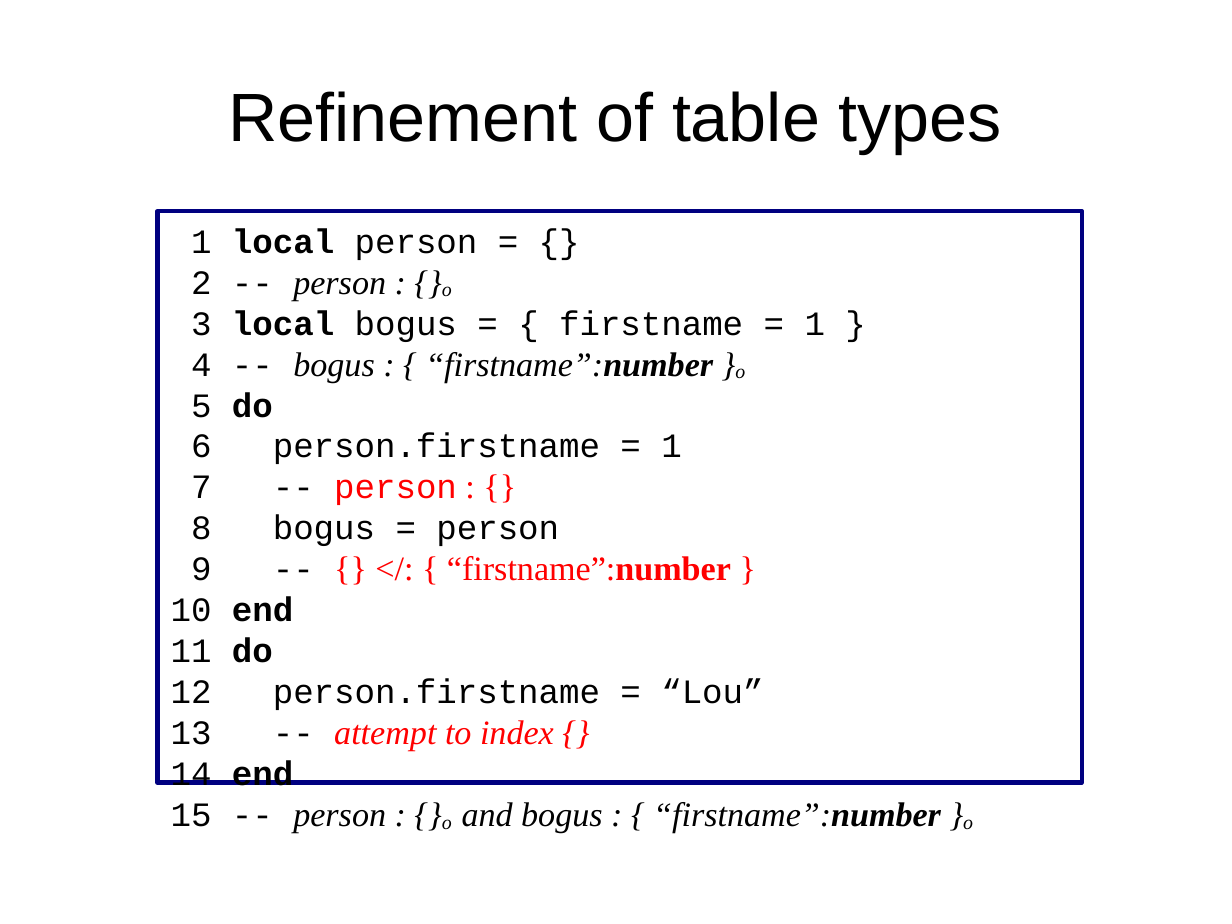
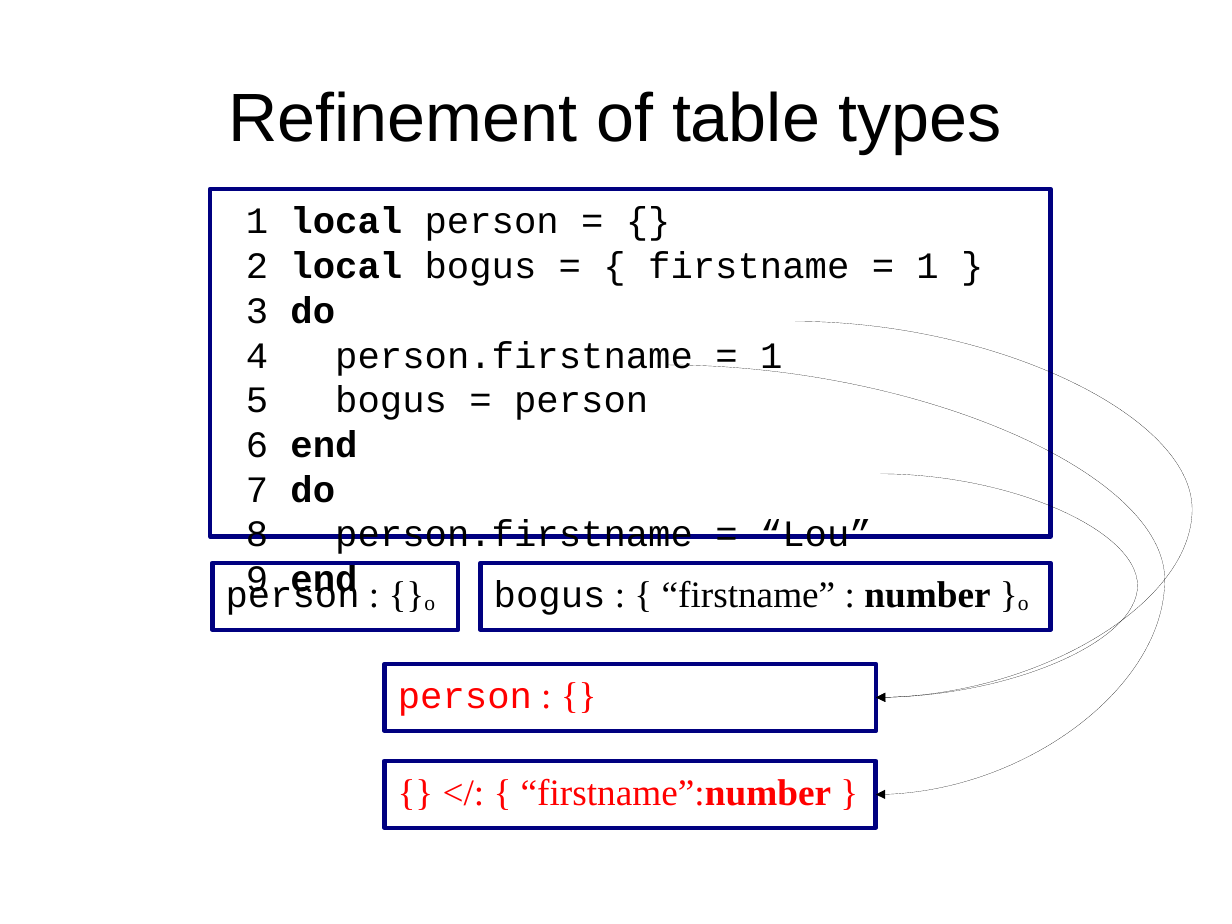
Before and after one commit to andremm/typedlua, a slide deck: slide 31 of doc/slides/dyla2014.odp. Drawn at 1232x924 pixels with LibreOffice and Linux fonts; fonts in the diff are those of the drawing. Boxes give left, top, right and bottom in pixels: in the first picture for what was removed or moved away, otherwise in the second. Text is boxed around its words. In the diff, an @@ line names an element or a change of style, - is before the commit and + after.

Commit message:
Fixing extra slides to match new format

```diff
--- a/doc/slides/dyla2014.odp
+++ b/doc/slides/dyla2014.odp
@@ rectangle "1 local person = {}": place and size @@
-rectangle "1 local person = {}" at (158,211,1082,783)
+rectangle "1 local person = {}" at (210,189,1051,537)
@@ text in rectangle at (246,207,559,241): size 22 to 24 pt in "1 local person = {}" @@
@@ text in rectangle at (246,252,938,554): text changed; size 22 to 24 pt @@
-2 -- person : {}o
-3 local bogus = { firstname = 1 }
-4 -- bogus : { “firstname”:number }o
-5 do
-6 person.firstname = 1
-7 -- person : {}
-8 bogus = person
-9 -- {} </: { “firstname”:number }
-10 end
-11 do
-12 person.firstname = “Lou”
-13 -- attempt to index {}
-14 end
-15 -- person : {}o and bogus : { “firstname”:number }o
+2 local bogus = { firstname = 1 }
+3 do
+4 person.firstname = 1
+5 bogus = person
+6 end
+7 do
+8 person.firstname = “Lou”
+9 end
@@ curved arrow added from (795, 322) to (876, 698), #000000 0 pt @@
@@ curved arrow added from (666, 364) to (876, 795), #000000 0 pt @@
@@ curved arrow added from (881, 474) to (876, 698), #000000 0 pt @@
@@ rectangle added at (212,563,458,631), outline #000080 2.89 pt, 24 pt, text #000000 @@
+person : {}o
@@ rectangle added at (481,563,1051,631), outline #000080 2.89 pt, 24 pt, text #000000 @@
+bogus : { “firstname” : number }o
@@ rectangle added at (385,664,876,731), outline #000080 2.89 pt, 24 pt, text #FF0000 @@
+person : {}
@@ rectangle added at (385,761,876,828), outline #000080 2.89 pt, 24 pt, text #FF0000 @@
+{} </: { “firstname”:number }
```
Also in this commit, not shown: 23 other slides changed.
